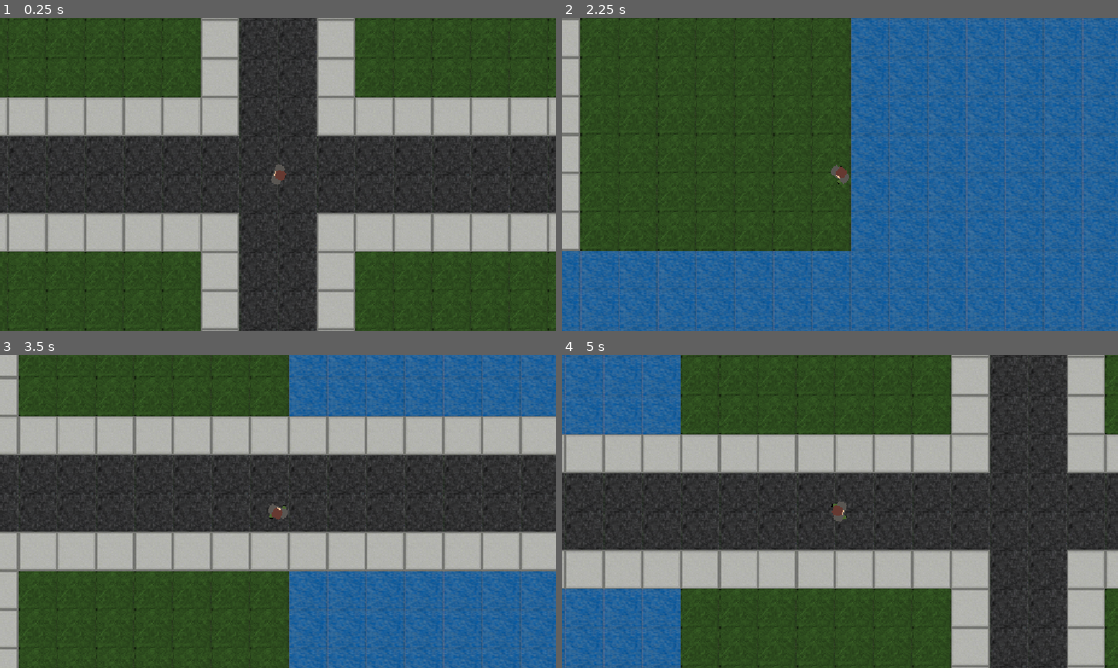
Above: before the commit, frames 1-4 (two rows, left to right).
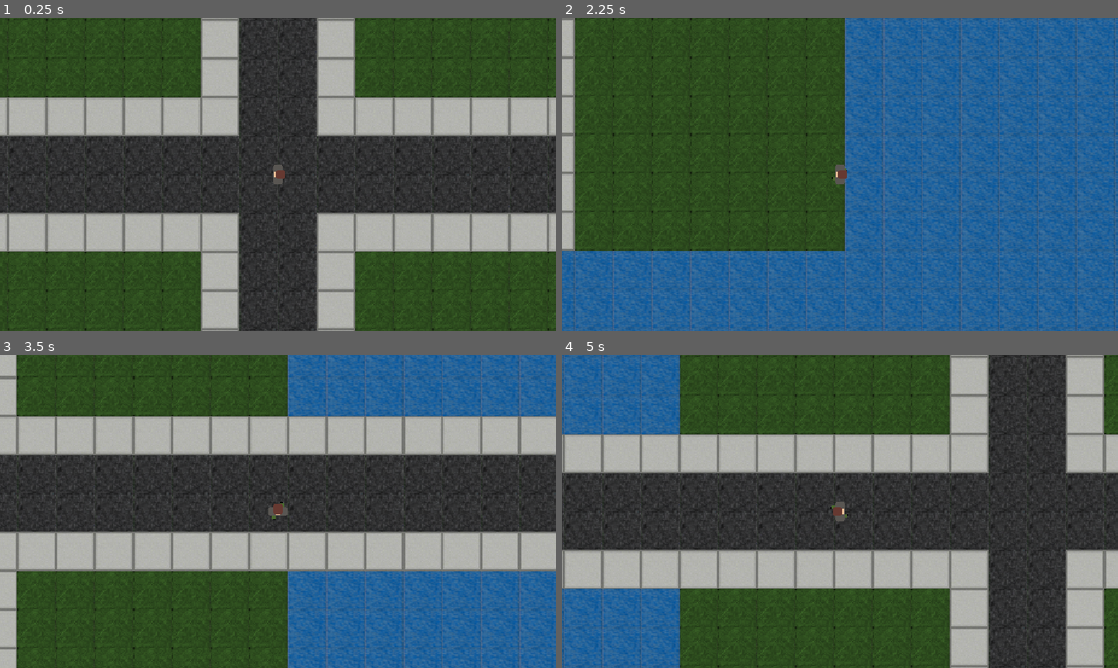
Above: after the commit, the same moments.

Repository: makryl-dev/Eleutheria
Game: Godot game, scene res://src/World/World.tscn
Two runs of this game, one before a commit and one after it. Both use one fixed random seed, a clock stepped at 60 frames per second and the inputs below.
Inputs (mouse positions are in pixels of both pictures, inside the frame that each line leads up to):
- Up to frame 1 (0.25 s): no input
- Up to frame 2 (2.25 s): tap Enter at 0.5 s; move the mouse to (962, 158) at 0.52 s; hold D (move_right) 0.53-1.28 s; move the mouse to (728, 190) at 1.27 s; hold S (move_down) 1.28-2.03 s; move the mouse to (895, 105) at 2.02 s; hold D (move_right) from 2.03 s (still down)
- Up to frame 3 (3.5 s): tap Space at 2.75 s; move the mouse to (250, 574) at 2.77 s; release D (move_right) at 2.78 s; hold W (move_up) from 2.78 s (still down)
- Up to frame 4 (5 s): move the mouse to (1006, 558) at 3.52 s; release W (move_up) at 3.53 s; hold A (move_left) from 3.53 s (still down); move the mouse to (673, 464) at 4.27 s

The runs differ from the first frame. In frame 1, less than 0.1% of the frame differs, in the area x 48-52%, y 46-54%; in frame 2, 11%, in the area x 0-100%, y 0-100%; in frame 3, 3.1%; in frame 4, 3.5%.

Commit message:
feat: make player rotate towards movement direction

Diff:
--- a/src/Player/Player.tscn
+++ b/src/Player/Player.tscn
@@ -2,7 +2,6 @@
 
 [ext_resource type="Texture2D" uid="uid://b5m3h25irp4xh" path="res://assets/PlayerWalking.png" id="1_1ws4p"]
 [ext_resource type="Script" uid="uid://byyemf3fie7dq" path="res://src/Player/PlayerMovement.gd" id="2_rwoh2"]
-[ext_resource type="Script" uid="uid://cajpngmewmtbq" path="res://src/Player/PlayerRotation.gd" id="3_vy1tf"]
 
 [sub_resource type="AtlasTexture" id="AtlasTexture_rwoh2"]
 atlas = ExtResource("1_1ws4p")
@@ -172,7 +171,3 @@
 [node name="PlayerMovement" type="Node2D" parent="." unique_id=1493389083]
 script = ExtResource("2_rwoh2")
 metadata/_custom_type_script = "uid://byyemf3fie7dq"
-
-[node name="PlayerRotation" type="Node2D" parent="." unique_id=1041665953]
-script = ExtResource("3_vy1tf")
-metadata/_custom_type_script = "uid://cajpngmewmtbq"
--- a/src/Player/PlayerMovement.gd
+++ b/src/Player/PlayerMovement.gd
@@ -18,8 +18,8 @@
 	parent.velocity = direction * speed
 	parent.move_and_slide()
 
-	if sprite:
-		if direction != Vector2.ZERO:
-			sprite.play("Walking")
-		else:
-			sprite.play("Idle")
+	if direction != Vector2.ZERO:
+		parent.rotation = direction.angle()
+		sprite.play("Walking")
+	else:
+		sprite.play("Idle")
